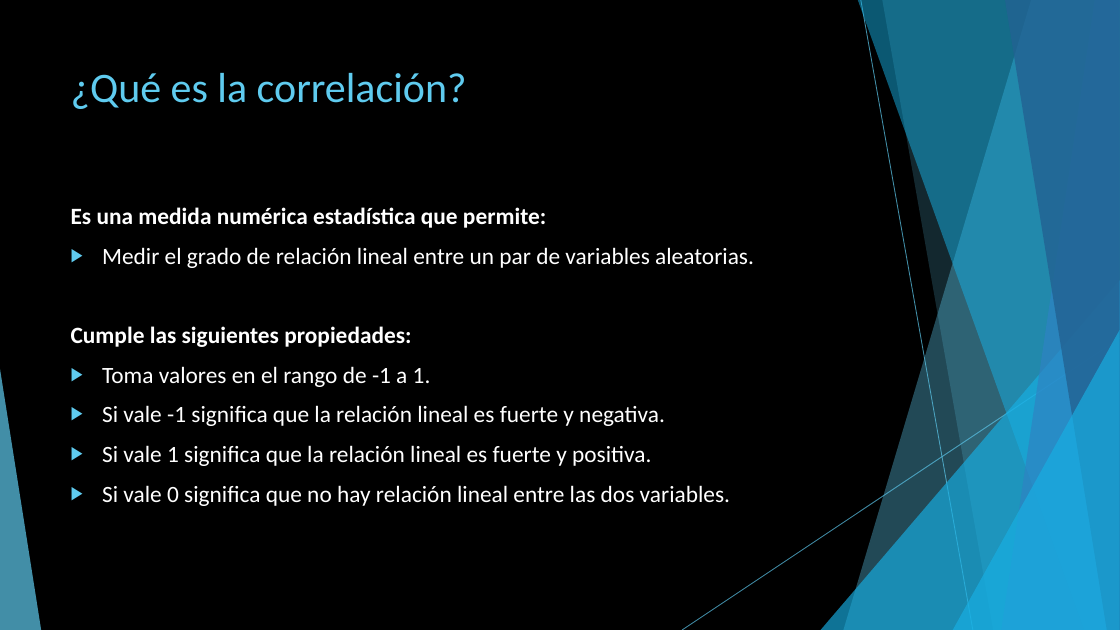
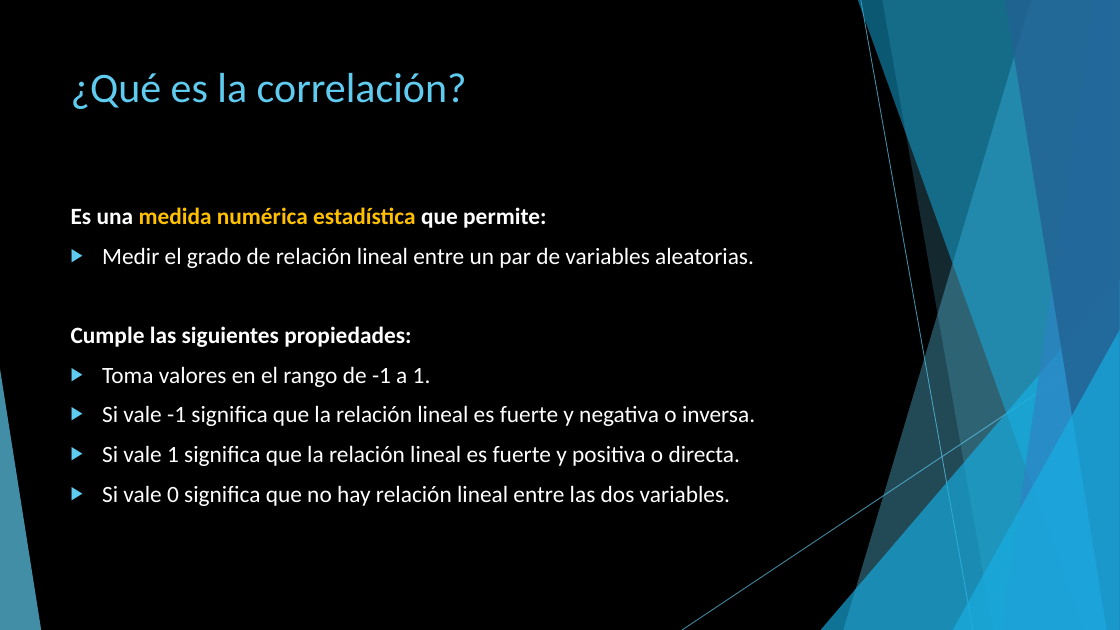
Before and after one commit to joanby/curso-estadistica-multivariante, a slide deck: slide 2 of Seccion 1 Introducción al espacio multivariante/Diapositivas/1.7 Matriz de correlaciones.pptx. Drawn at 1120x630 pixels with LibreOffice and Linux fonts; fonts in the diff are those of the drawing. Boxes give left, top, right and bottom in pixels: in the first picture for what was removed or moved away, otherwise in the second. Text is boxed around its words. In the diff, an @@ line names an element or a change of style, - is before the commit and + after.

```diff
--- a/Seccion 1 Introducción al espacio multivariante/Diapositivas/1.7 Matriz de correlaciones.pptx
+++ b/Seccion 1 Introducción al espacio multivariante/Diapositivas/1.7 Matriz de correlaciones.pptx
@@ text at [71, 207, 546, 228]: text colour #FFFFFF to #FFC000 in "medida numérica estadística" @@
@@ text at [102, 405, 755, 466]: text changed @@
-▶ Si vale -1 significa que la relación lineal es fuerte y negativa.
-▶ Si vale 1 significa que la relación lineal es fuerte y positiva.
+▶ Si vale -1 significa que la relación lineal es fuerte y negativa o inversa.
+▶ Si vale 1 significa que la relación lineal es fuerte y positiva o directa.
```
Also in this commit, not shown: 1 other slide changed, 5 other files.
